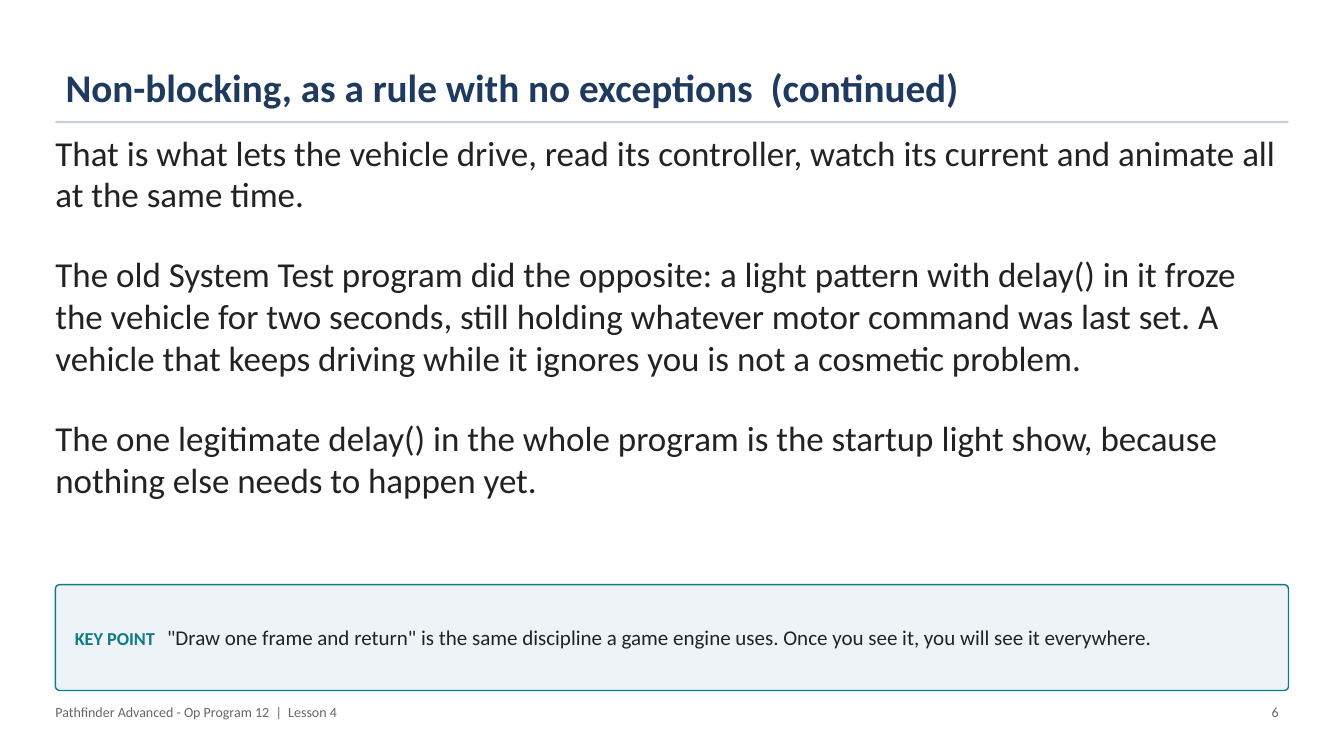
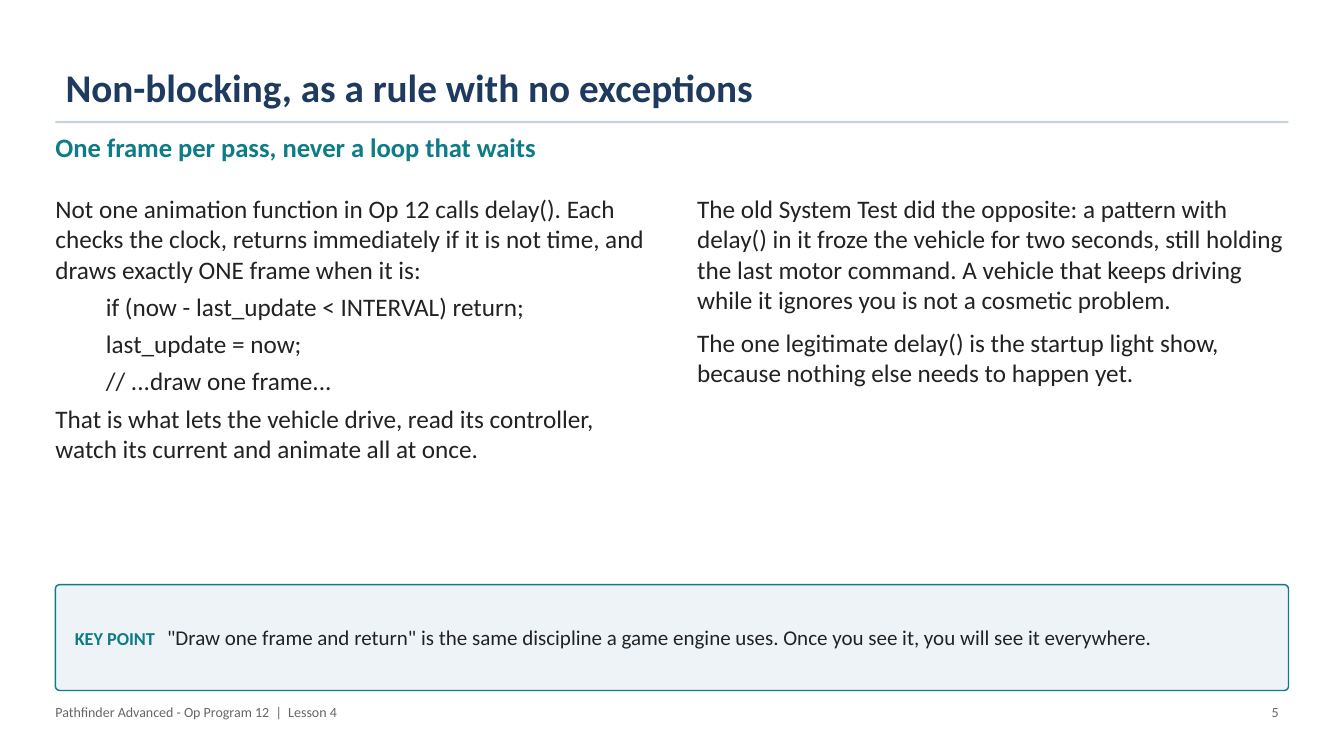
Before and after one commit to PorpoiseRobotics/porpoise-robotics, a slide deck: slide 6 of ground-vehicle/docs/courses/advanced/l4_lighting_state_machine.pptx (slide 7 before the commit). Drawn at 1344x756 pixels with LibreOffice and Linux fonts; fonts in the diff are those of the drawing. Boxes give left, top, right and bottom in pixels: in the first picture for what was removed or moved away, otherwise in the second. Text is boxed around its words. In the diff, an @@ line names an element or a change of style, - is before the commit and + after.

```diff
--- a/ground-vehicle/docs/courses/advanced/l4_lighting_state_machine.pptx
+++ b/ground-vehicle/docs/courses/advanced/l4_lighting_state_machine.pptx
@@ title at bbox=[66, 74, 753, 109]: text changed @@
-Non-blocking, as a rule with no exceptions (continued)
+Non-blocking, as a rule with no exceptions
@@ text added at bbox=[55, 138, 536, 162], 19 pt, text #0E7C86, bold @@
+One frame per pass, never a loop that waits
@@ text added at bbox=[55, 199, 644, 458], 18 pt, text #222222 @@
+Not one animation function in Op 12 calls delay(). Each checks the clock, returns immediately if it is not time, and draws exactly ONE frame when it is:
+  if (now - last_update < INTERVAL) return;
+  last_update = now;
+  // ...draw one frame...
+That is what lets the vehicle drive, read its controller, watch its current and animate all at once.
@@ text at bbox=[697, 200, 1282, 387]: text changed; size 25 to 18 pt @@
-That is what lets the vehicle drive, read its controller, watch its current and animate all at the same time.
-The old System Test program did the opposite: a light pattern with delay() in it froze the vehicle for two seconds, still holding whatever motor command was last set. A vehicle that keeps driving while it ignores you is not a cosmetic problem.
-The one legitimate delay() in the whole program is the startup light show, because nothing else needs to happen yet.
+The old System Test did the opposite: a pattern with delay() in it froze the vehicle for two seconds, still holding the last motor command. A vehicle that keeps driving while it ignores you is not a cosmetic problem.
+The one legitimate delay() is the startup light show, because nothing else needs to happen yet.
```
Also in this commit, not shown: 13 other slides changed, 3 slides removed, 17 other files.
